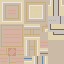
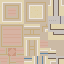
Layer changes from the first 64 × 64 image to the second:
painted on "Background" over box(48, 48, 64, 64)
